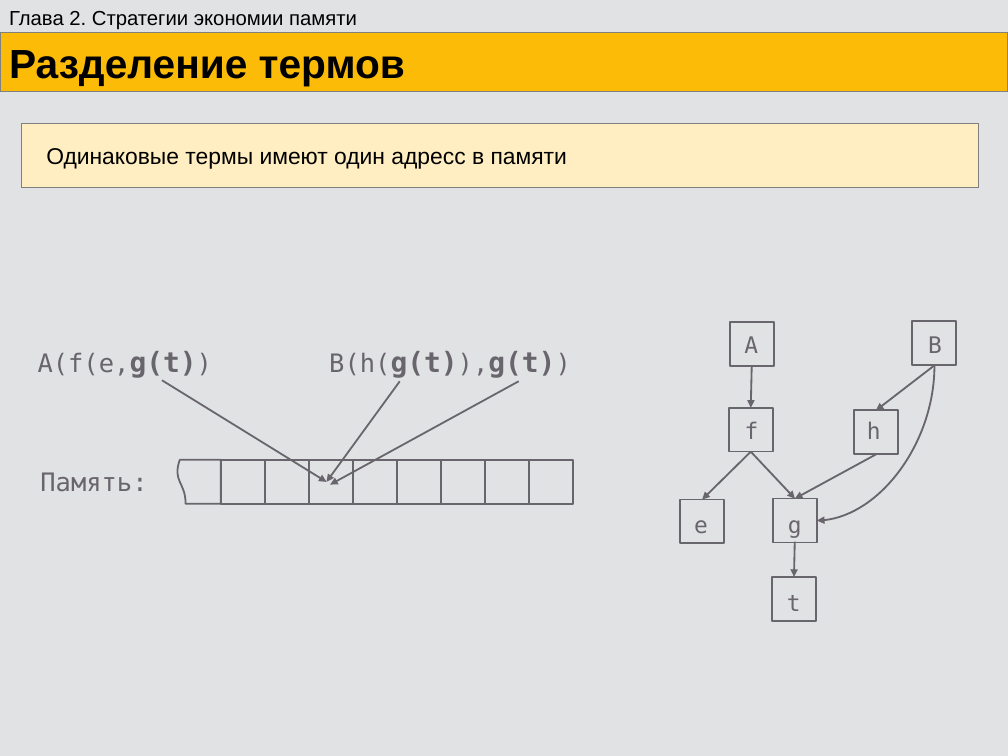
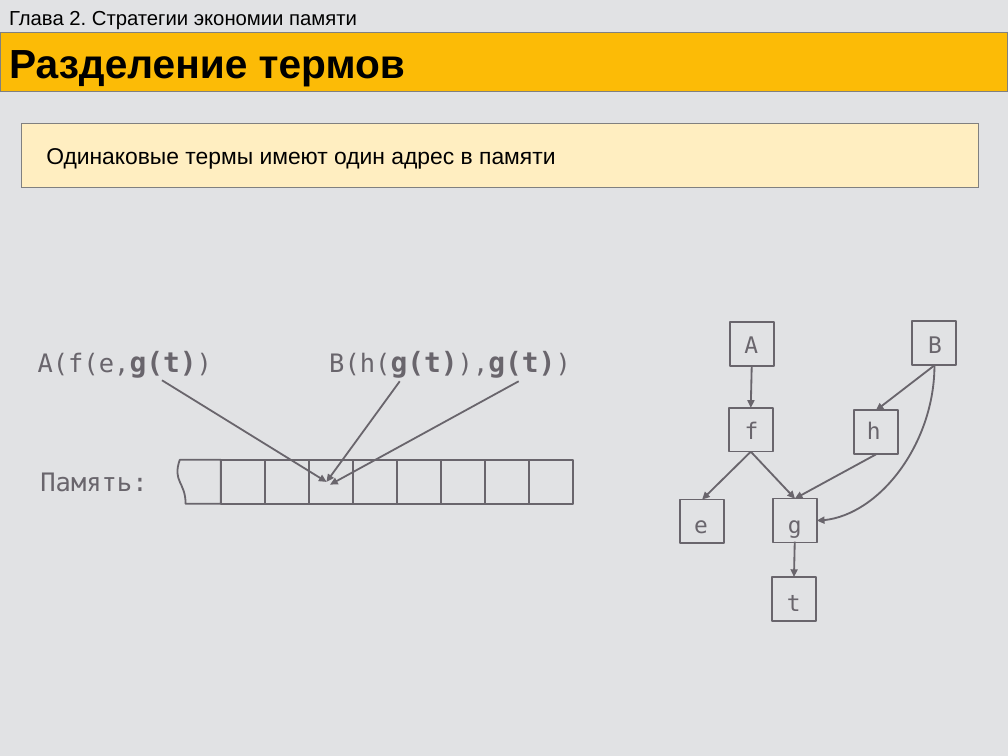
Before and after one commit to eugeneai/prisnif, a slide deck: slide 23 of brick/pres/pacman.odp (slide 22 before the commit). Drawn at 1008x756 pixels with LibreOffice and Linux fonts; fonts in the diff are those of the drawing. Boxes give left, top, right and bottom in pixels: in the first picture for what was removed or moved away, otherwise in the second. Text is boxed around its words. In the diff, an @@ line names an element or a change of style, - is before the commit and + after.

```diff
--- a/brick/pres/pacman.odp
+++ b/brick/pres/pacman.odp
@@ text at (x1=46, y1=148, x2=555, y2=169): text changed @@
-Одинаковые термы имеют один адресс в памяти
+Одинаковые термы имеют один адрес в памяти
```
Also in this commit, not shown: 18 other slides changed, 3 slides added, 13 other files.
